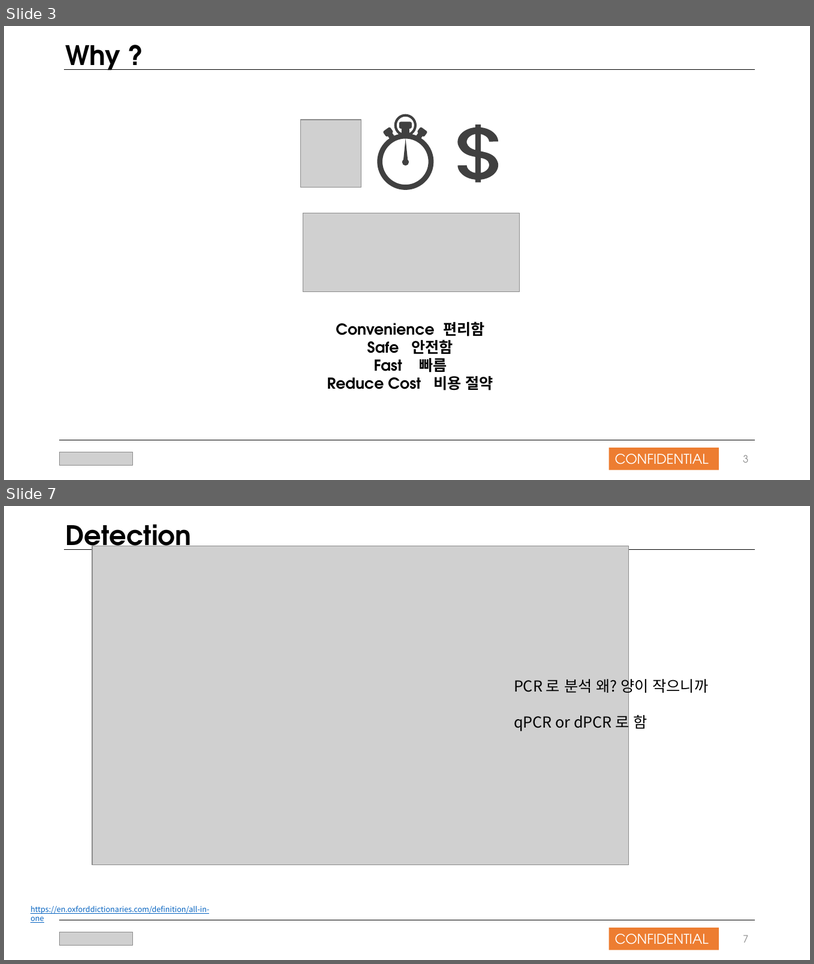
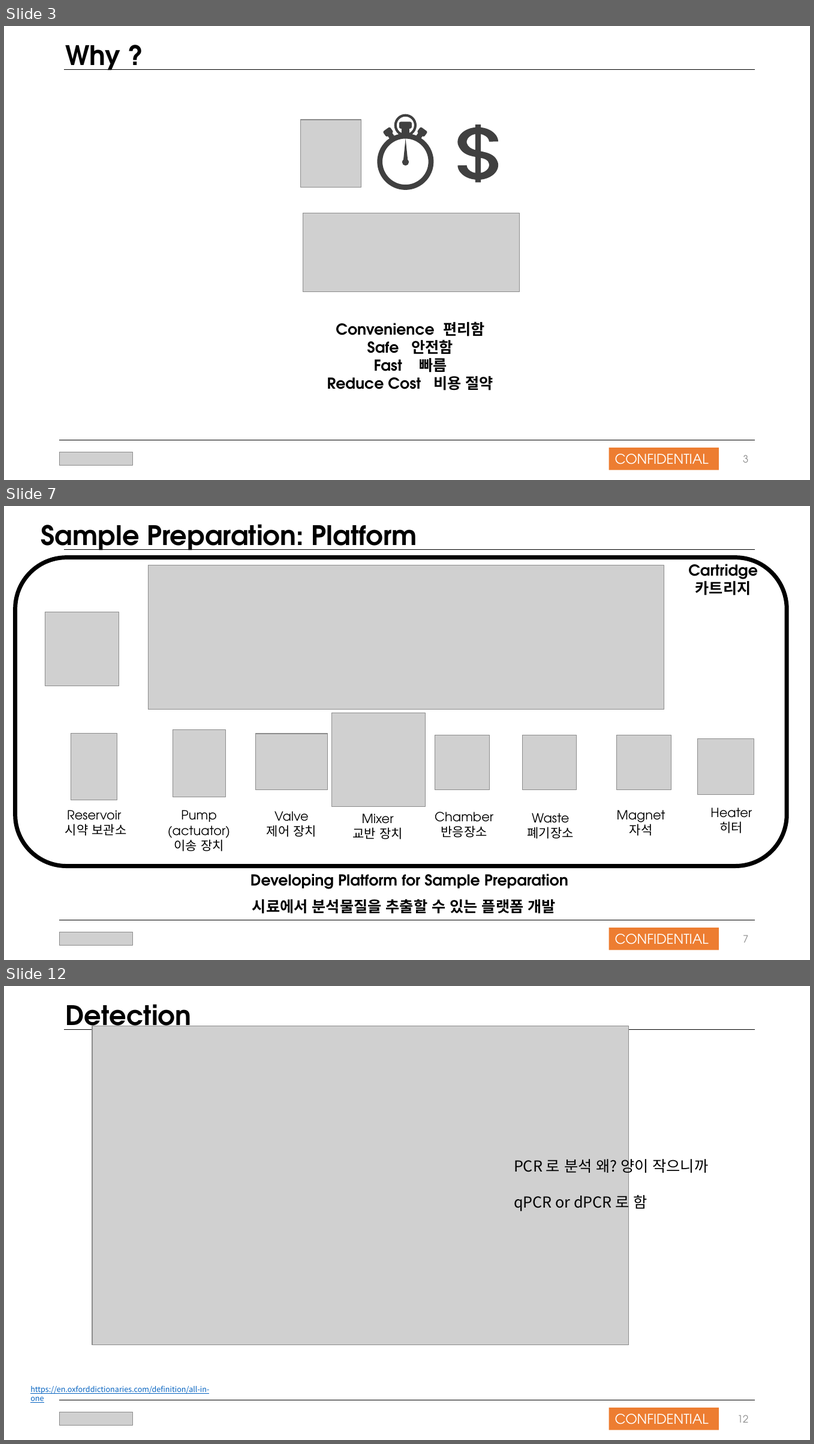
Before and after one commit to nansmile/Company-Work, a slide deck: Work/올인원팀 발표자료_181021.pptx. Shown one above the other, each under a label of ours: slides 3 and 7 before the commit, slides 3, 7 and 12 after it; the slides between them are not shown. The pictures are 814x964 and 814x1444 pixels, drawn with LibreOffice and Linux fonts; fonts in the diff are those of the drawing; grey boxes stand for pictures. Boxes give left, top, right and bottom in pixels: in the first picture for what was removed or moved away, otherwise in the second. Text is boxed around its words. In the diff, an @@ line names an element or a change of style, - is before the commit and + after.

```diff
--- a/Work/올인원팀 발표자료_181021.pptx
+++ b/Work/올인원팀 발표자료_181021.pptx
@@ slide 7 added at (x1=4, y1=506, x2=810, y2=960), background #FFFFFF @@
@@ text added at (x1=41, y1=524, x2=417, y2=556), 32 pt, text #000000, bold @@
+Sample Preparation: Platform
@@ rounded rectangle added at (x1=15, y1=558, x2=788, y2=866), outline #000000 5 pt @@
@@ line added from (65, 550) to (755, 550), #000000 0.5 pt @@
@@ text added at (x1=689, y1=559, x2=758, y2=595), 18 pt, text #000000, bold @@
+Cartridge
+카트리지
@@ picture added at (x1=149, y1=565, x2=665, y2=709) @@
@@ picture added at (x1=45, y1=612, x2=120, y2=686) @@
@@ picture added at (x1=522, y1=735, x2=577, y2=789) @@
@@ picture added at (x1=617, y1=735, x2=671, y2=790) @@
@@ picture added at (x1=698, y1=738, x2=754, y2=795) @@
@@ group added at (x1=65, y1=713, x2=494, y2=851): 5 pictures, 5 texts @@
+Reservoir
+시약 보관소
+Pump (actuator)
+이송 장치
+Valve
+제어 장치
+Mixer
+교반 장치
+Chamber
+반응장소
@@ text added at (x1=617, y1=810, x2=666, y2=835), 15 pt, text #000000 @@
+Magnet
+자석
@@ text added at (x1=711, y1=807, x2=752, y2=833), 15 pt, text #000000 @@
+Heater
+히터
@@ text added at (x1=528, y1=813, x2=574, y2=838), 15 pt, text #000000 @@
+Waste
+폐기장소
@@ text added at (x1=251, y1=873, x2=569, y2=889), 18 pt, text #000000, bold @@
+Developing Platform for Sample Preparation
@@ text added at (x1=252, y1=898, x2=555, y2=913), 18 pt, text #000000, bold @@
+시료에서 분석물질을 추출할 수 있는 플랫폼 개발
@@ picture added at (x1=60, y1=932, x2=133, y2=945) @@
@@ line added from (60, 920) to (755, 920), #000000 0.5 pt @@
@@ rectangle added at (x1=609, y1=928, x2=720, y2=950), fill #ED7D31, 16 pt, text #FFFFFF @@
+CONFIDENTIAL
@@ page number added at (x1=743, y1=934, x2=749, y2=942), 12 pt, text #8C8C8C @@
+7
@@ what was slide 7 is now slide 12 @@
@@ page number at (x1=738, y1=1414, x2=749, y2=1422): text changed @@
-7
+12
```
Also in this commit, not shown: 2 slides changed, 8 other slides added, 2 slides removed.
